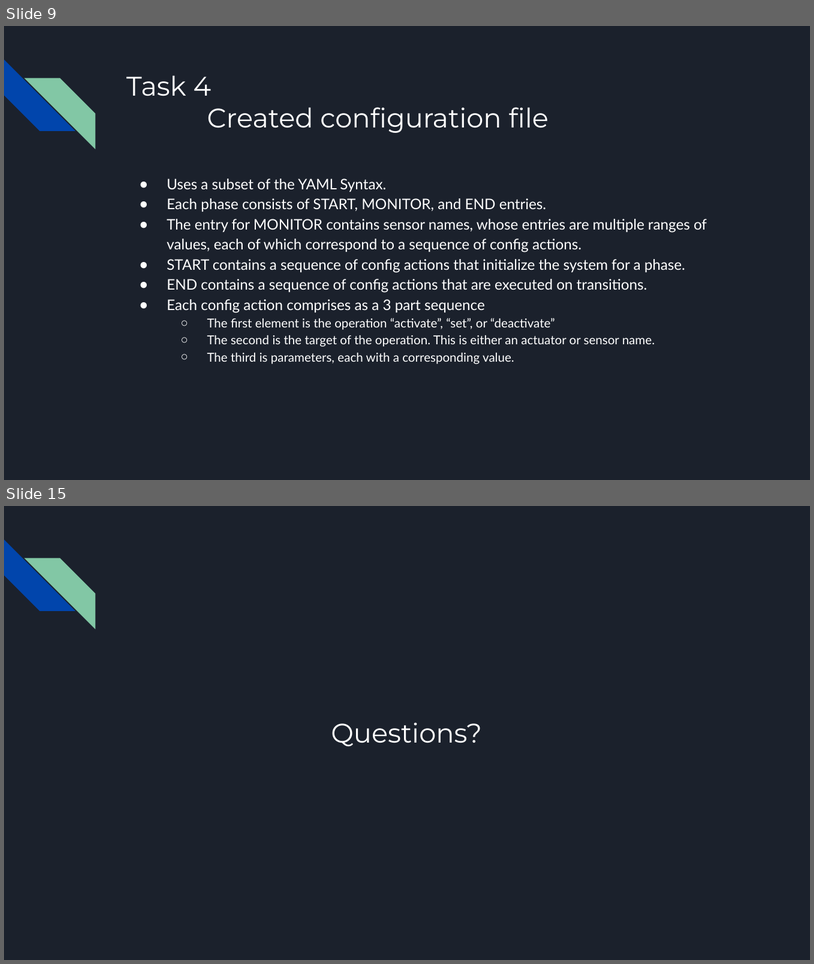
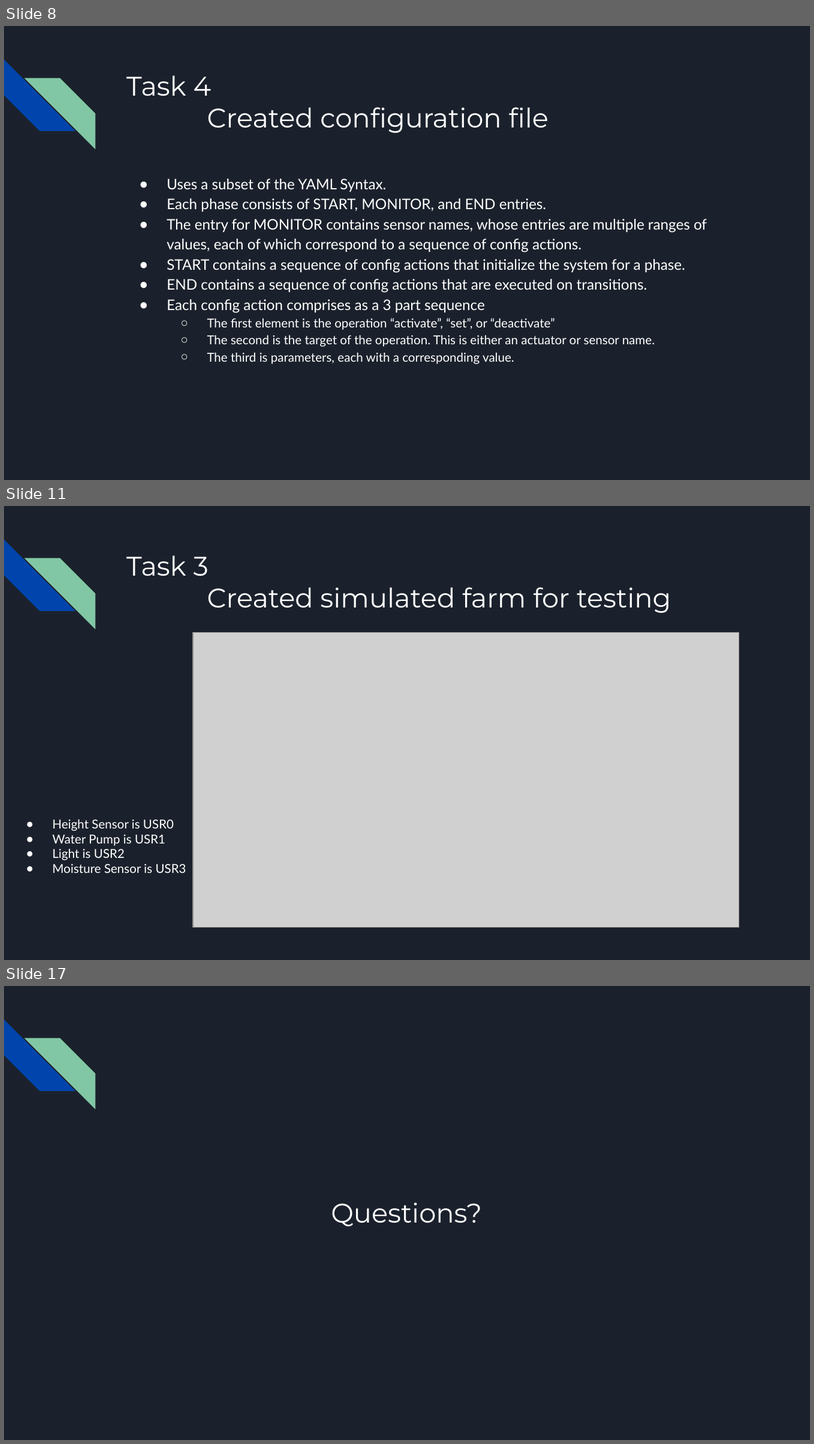
Before and after one commit to killsap/automated-multi-cycle-farming-in-space-website, a slide deck: docs/Milestone2Presentation.pptx. Shown one above the other, each under a label of ours: slides 9 and 15 before the commit, slides 8, 11 and 17 after it; the slides between them are not shown. The pictures are 814x964 and 814x1444 pixels, drawn with LibreOffice and Linux fonts; fonts in the diff are those of the drawing; grey boxes stand for pictures. Boxes give left, top, right and bottom in pixels: in the first picture for what was removed or moved away, otherwise in the second. Text is boxed around its words. In the diff, an @@ line names an element or a change of style, - is before the commit and + after.

```diff
--- a/docs/Milestone2Presentation.pptx
+++ b/docs/Milestone2Presentation.pptx
@@ slide 11 added at box(4, 506, 810, 960), background #1B212C; not listed: 2 template elements that a slide beside it also shows @@
@@ title added at box(126, 555, 672, 613), 24 pt, text #FFFFFF @@
+Task 3
+Created simulated farm for testing
@@ picture added at box(194, 633, 740, 927) @@
@@ text added at box(53, 819, 186, 873), 11 pt, text #FFFFFF @@
+● Height Sensor is USR0
+● Water Pump is USR1
+● Light is USR2
+● Moisture Sensor is USR3
@@ what was slide 9 is now slide 8 @@
@@ what was slide 15 is now slide 17 @@
```
Also in this commit, not shown: 10 slides changed, 3 other slides added, 2 slides removed.
